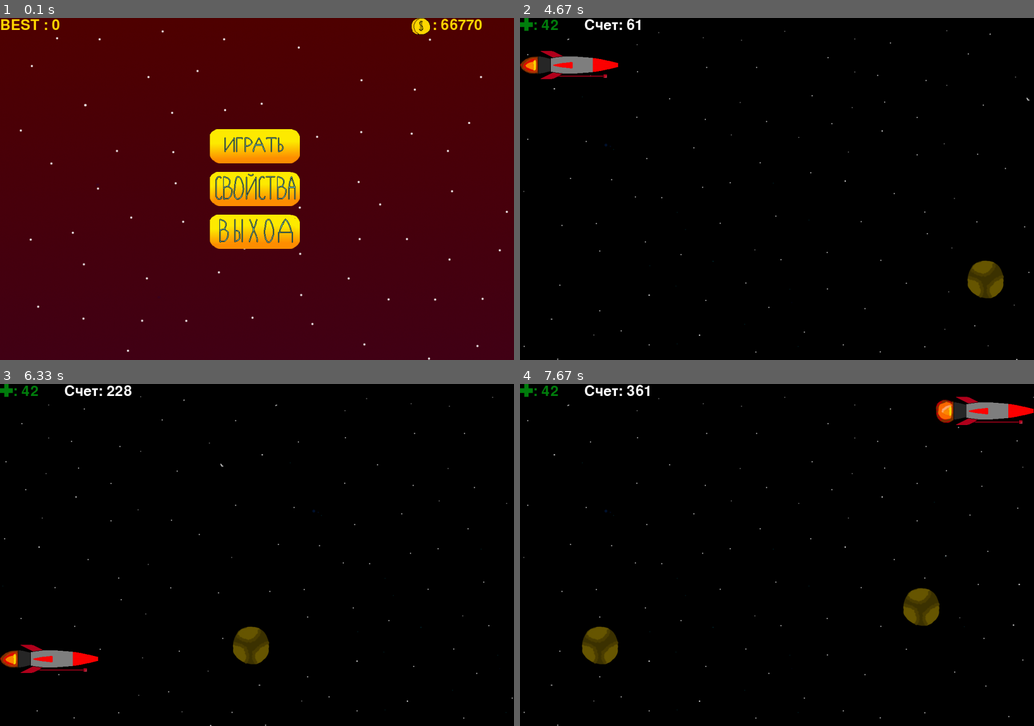
Above: before the commit, frames 1-4 (two rows, left to right).
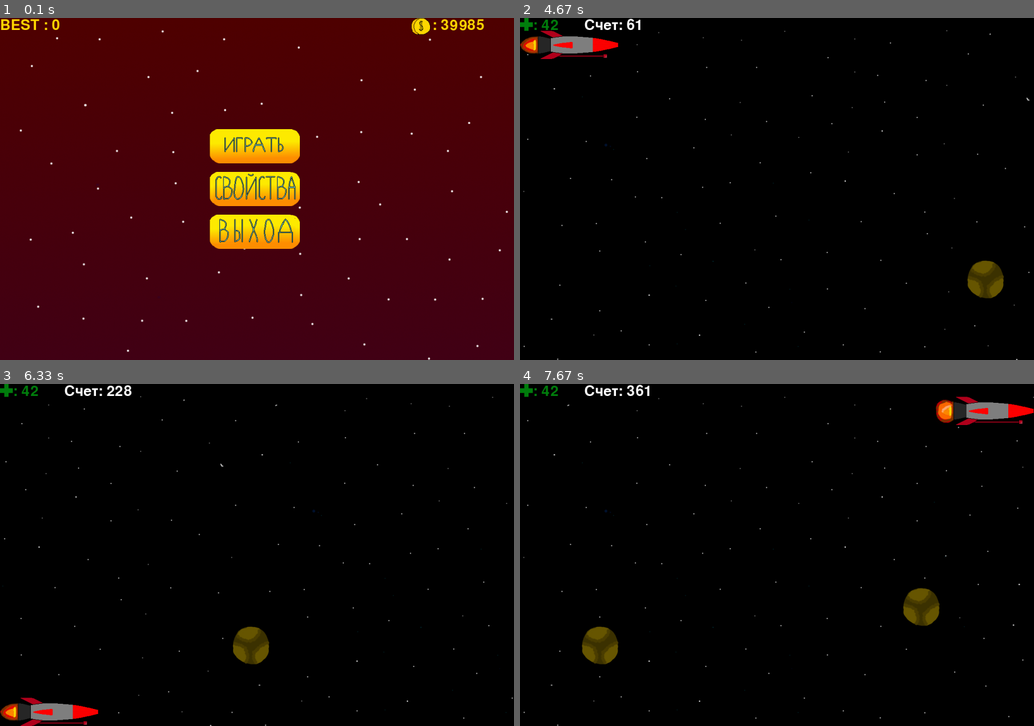
Above: after the commit, the same moments.

Repository: PismerovKir/YandexPygameProject
Game: pygame game, started from Тест прога.py
Same seed, same stepped clock (60 frames per second), same inputs: the game is played once before the commit and once after it.
Inputs (mouse positions are in pixels of both pictures, inside the frame that each line leads up to):
- Up to frame 1 (0.1 s): no input
- Up to frame 2 (4.67 s): click (777, 189) at 0.38 s; click "BEST : 0" at 0.72 s; click (777, 147) at 1.05 s; hold Up from 4.57 s (still down)
- Up to frame 3 (6.33 s): release Up at 5.03 s; hold Right 5.07-5.53 s; hold Left 5.57-6.1 s; hold Down from 6.13 s (still down)
- Up to frame 4 (7.67 s): release Down at 6.43 s; hold Left 6.47-6.87 s; hold Up 6.9-7.27 s; hold Right from 7.3 s (still down)

The runs differ from the first frame. In frame 1, 0.2% of the frame differs, in the area x 85-95%, y 0-4%; in frame 2, 1.8%; in frame 3, 1.8%, in the area x 0-20%, y 76-100%; in frame 4, nothing differs.

Commit message:
Поправил прокачку v3 простите

Diff:
--- a/data/gamedata.txt
+++ b/data/gamedata.txt
@@ -1,5 +1,5 @@
 0
-66770
+39985
 39
-104
-28
+137
+59
--- a/Тест прога.py
+++ b/Тест прога.py
@@ -363,8 +363,8 @@
 
 
         screen.blit(costDur, (200 - costDur.get_size()[0] // 2, 300))
-        screen.blit(costDmg, (600 - costDmg.get_size()[0] // 2, 300))
-        screen.blit(costSpd, (1000 - costSpd.get_size()[0] // 2, 300))
+        screen.blit(costSpd, (600 - costDmg.get_size()[0] // 2, 300))
+        screen.blit(costDmg, (1000 - costSpd.get_size()[0] // 2, 300))
 
         upgrade_sprites.draw(screen)
 
